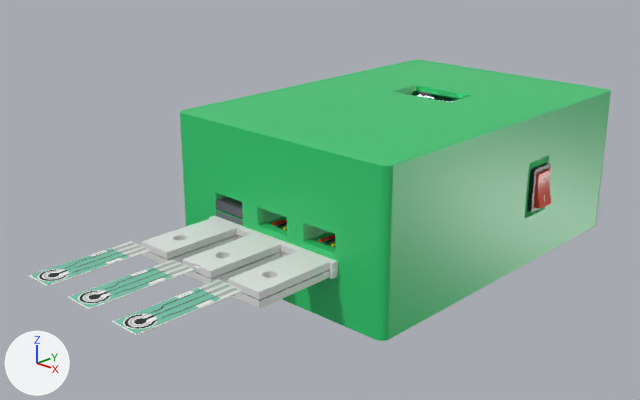
An edit to the Blender file 3dDesign/pkm_glicovia_final_assembly.blend, drawn before and after from the same camera.
The view is the same before and after, from a 50 mm camera at (186.0, -240.0, 120.0) aimed at (-4.0, -40.0, 23.0). Arrows for +X, +Y and +Z are at lower left; the lights stay in place. The picture after the commit comes second.

In view in the first picture: 'Adapter_V1_Base', 'Adapter_V1_Lid', 'PKM_Casing_Lid', 'PKM_Casing_Main', 'SPE_AdpBase_3', 'SPE_AdpLid_3', 'SPE_Strip_1', 'SPE_Strip_2', 'SPE_Strip_3', 'Switch_KCD11' and 5 more.
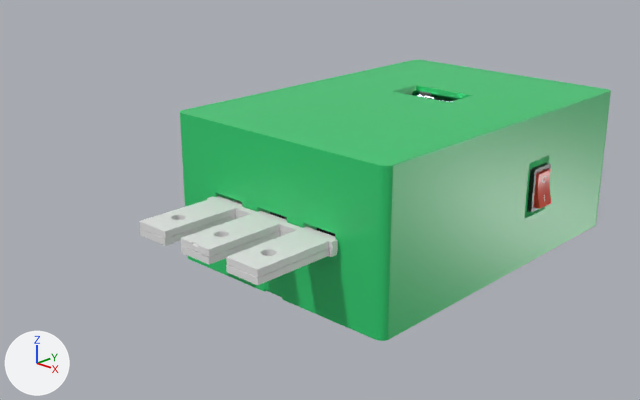
Diff of the bpy script that builds the scene:
```diff
--- a/3dDesign/pkm_glicovia_final_assembly.blend.py
+++ b/3dDesign/pkm_glicovia_final_assembly.blend.py
@@ ob_adapter_v1_lid @@
 ob_adapter_v1_lid = bpy.data.objects.new('Adapter_V1_Lid', me_adapter_v1_lid_mesh)
-ob_adapter_v1_lid.location = (0.0, 0.1, 2.4)
+ob_adapter_v1_lid.location = (0.3, -0.5, 9.2)
 _m = ob_adapter_v1_lid.modifiers.new('Bevel', 'BEVEL')
@@ ob_adapter_v1_base @@
 ob_adapter_v1_base = bpy.data.objects.new('Adapter_V1_Base', me_adapter_v1_base_mesh)
-ob_adapter_v1_base.location = (0.0, 0.0, 2.0)
+ob_adapter_v1_base.location = (0.3, -0.6, 9.1)
 _m = ob_adapter_v1_base.modifiers.new('Bevel', 'BEVEL')
@@ ob_spe_adpbase_3 @@
-ob_spe_adpbase_3 = bpy.data.objects.new('SPE_AdpBase_3', me_spe_adpbase_3_001)
@@ ob_spe_adplid_3 @@
-ob_spe_adplid_3 = bpy.data.objects.new('SPE_AdpLid_3', me_spe_adplid_3_001)
@@ ob_spe_strip_1 @@
 ob_spe_strip_1.parent = ob_spe_strip_1_root
-ob_spe_strip_1.location = (9.331, -0.0704, 6.248)
+ob_spe_strip_1.location = (51.13, -0.273, 8.811)
@@ ob_spe_strip_2 @@
 ob_spe_strip_2.parent = ob_spe_strip_2_root
-ob_spe_strip_2.location = (9.331, -0.0704, 6.248)
+ob_spe_strip_2.location = (51.13, -0.273, 8.811)
@@ ob_spe_strip_3 @@
 ob_spe_strip_3.parent = ob_spe_strip_3_root
-ob_spe_strip_3.location = (9.331, -0.0704, 6.248)
+ob_spe_strip_3.location = (51.13, -0.273, 8.811)
@@ ob_spe_adapter_2 @@
+ob_spe_adapter_2 = bpy.data.objects.new('SPE_Adapter_2', me_spe_adapter_2)  # 705 vertices, 627 faces; spans x -22.0..32.2, y -5.4..5.4, z -0.2..6.7; in mat_mat_adapter_blue (blue #1959da), mat_mat_plastic_matte_001 (black #242427), mat_mat_hole_dark_001 (black #070707), mat_mat_clear_tape (white #f9f9f9), mat_mat_fr4_green_opa_001 (green #278b45), mat_mat_jst_white (white #f3f2ec), mat_mat_solder_tin_001 (white #e5e6e8), mat_mat_print_dark_001 (dark grey #3f3f3f)
+ob_spe_adapter_2.parent = ob_spe_adapter_2_root
+ob_spe_adapter_2.location = (0.0, 0.0, 0.0)
@@ ob_spe_adapter_2_root @@
+ob_spe_adapter_2_root = bpy.data.objects.new('SPE_Adapter_2_Root', None)
+ob_spe_adapter_2_root.location = (0.273, -39.87, 19.07)
+ob_spe_adapter_2_root.rotation_euler = (0.0, 0.0, 1.571)  # degrees (0, 0, 90)
@@ ob_spe_adapter_1 @@
+ob_spe_adapter_1 = bpy.data.objects.new('SPE_Adapter_1', me_spe_adapter_1)  # 697 vertices, 619 faces; spans x -22.0..32.2, y -5.4..5.4, z -0.2..6.7; in mat_mat_adapter_blue (blue #1959da), mat_mat_plastic_matte_001 (black #242427), mat_mat_hole_dark_001 (black #070707), mat_mat_clear_tape (white #f9f9f9), mat_mat_fr4_green_opa_001 (green #278b45), mat_mat_jst_white (white #f3f2ec), mat_mat_solder_tin_001 (white #e5e6e8), mat_mat_print_dark_001 (dark grey #3f3f3f)
+ob_spe_adapter_1.parent = ob_spe_adapter_1_root
+ob_spe_adapter_1.location = (0.0, 0.0, 0.0)
@@ ob_spe_adapter_1_root @@
+ob_spe_adapter_1_root = bpy.data.objects.new('SPE_Adapter_1_Root', None)
+ob_spe_adapter_1_root.location = (20.27, -39.87, 19.07)
+ob_spe_adapter_1_root.rotation_euler = (0.0, 0.0, 1.571)  # degrees (0, 0, 90)
```

Where the change shows, as pixel boxes (x1, y1, x2, y2) in the pictures (640 x 400 px):
'Adapter_V1_Lid', moved: before (142, 216, 338, 300); after (139, 196, 338, 277)
'Adapter_V1_Base', moved: before (142, 235, 338, 309); after (139, 215, 337, 285)
'SPE_Strip_1', moved (not visible afterwards): before (112, 280, 243, 336)
'SPE_Strip_2', moved (not visible afterwards): before (68, 259, 195, 310)
'SPE_Strip_3', moved (mostly hidden afterwards): before (28, 241, 152, 287); after (234, 200, 242, 204)
'SPE_AdpLid_3', deleted: before (216, 197, 243, 218)
'SPE_AdpBase_3', deleted: before (216, 211, 243, 226)
'SPE_Adapter_1', added (mostly hidden): after (317, 228, 335, 236)
'SPE_Adapter_2', added (mostly hidden): after (270, 212, 287, 220)
